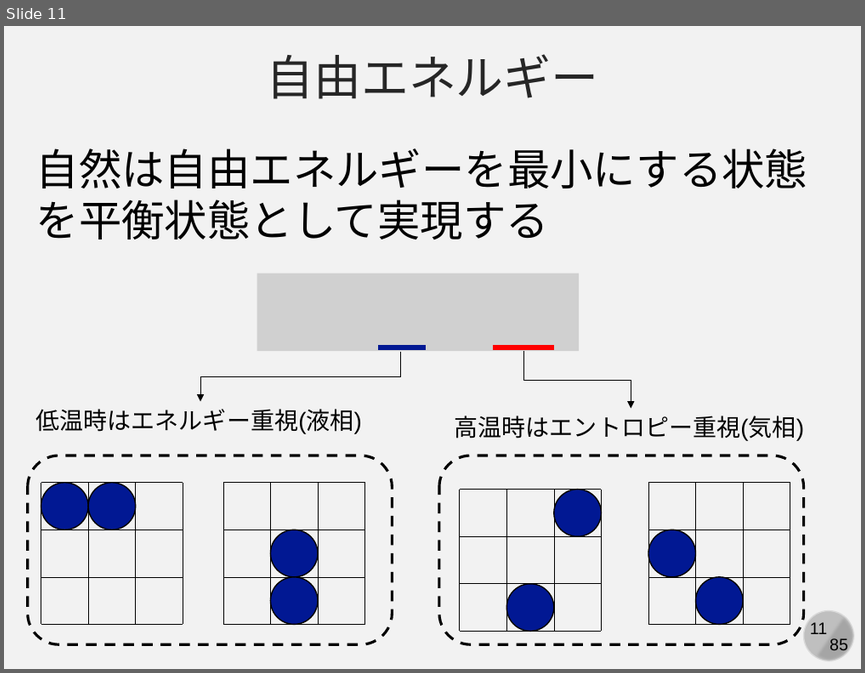
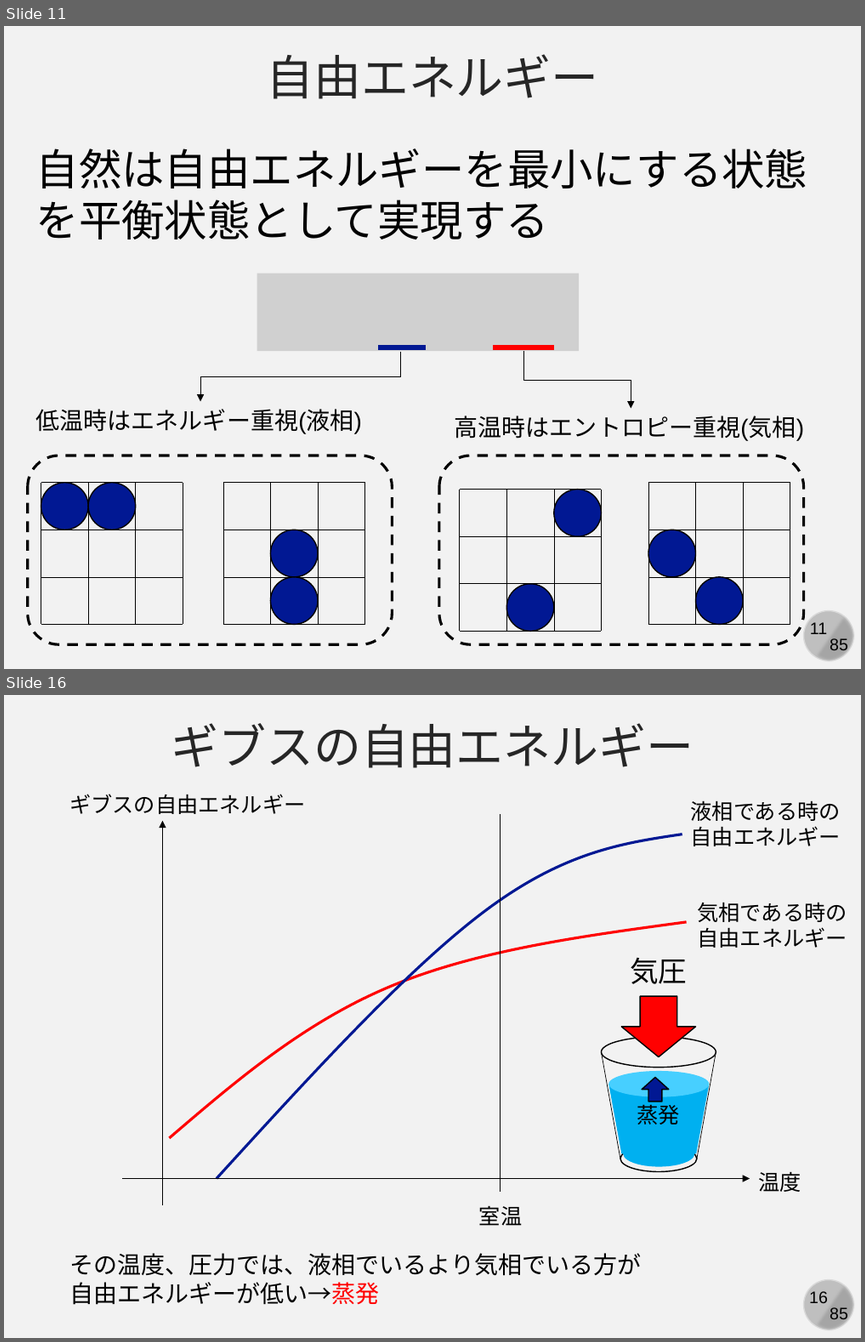
Before and after one commit to kaityo256/yamagata2022, a slide deck: 05_md_advanced/yamagata05.pptx. Shown one above the other, each under a label of ours: slide 11 before the commit, slides 11 and 16 after it; the slides between them are not shown. The pictures are 865x673 and 865x1342 pixels, drawn with LibreOffice and Linux fonts; fonts in the diff are those of the drawing; grey boxes stand for pictures. Boxes give left, top, right and bottom in pixels: in the first picture for what was removed or moved away, otherwise in the second. Text is boxed around its words. In the diff, an @@ line names an element or a change of style, - is before the commit and + after.

```diff
--- a/05_md_advanced/yamagata05.pptx
+++ b/05_md_advanced/yamagata05.pptx
@@ slide 16 added at box(4, 695, 861, 1338), background #F2F2F2; not listed: 4 template elements that a slide beside it also shows @@
@@ text added at box(171, 723, 693, 768), 40 pt, text #262626 @@
+ギブスの自由エネルギー
@@ text added at box(69, 794, 305, 814), 18 pt, text #000000 @@
+ギブスの自由エネルギー
@@ arrow added from (162, 1205) to (162, 821), #000000 0.5 pt @@
@@ line added from (500, 814) to (500, 1192), #000000 0.5 pt @@
@@ text added at box(691, 800, 840, 846), 18 pt, text #000000 @@
+液相である時の
+自由エネルギー
@@ freeform shape added at box(216, 834, 681, 1179), outline #011893 2.25 pt @@
@@ freeform shape added at box(170, 922, 686, 1138), outline #FF0000 2.25 pt @@
@@ text added at box(698, 902, 847, 947), 18 pt, text #000000 @@
+気相である時の
+自由エネルギー
@@ group added at box(602, 958, 716, 1171): 4 ellipses, 2 lines, 2 down arrows, 2 texts, 1 trapezoid @@
+気圧
+蒸発
@@ arrow added from (122, 1179) to (749, 1179), #000000 0.5 pt @@
@@ text added at box(758, 1171, 800, 1191), 18 pt, text #000000 @@
+温度
@@ text added at box(479, 1205, 522, 1225), 18 pt, text #000000 @@
+室温
@@ text added at box(69, 1253, 642, 1304), 20 pt, text #000000 @@
+その温度、圧力では、液相でいるより気相でいる方が
+自由エネルギーが低い→蒸発
```
Also in this commit, not shown: 4 other slides added.
